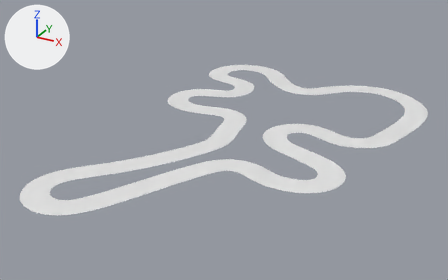
One commit to the Blender file resources/models/track/track.blend: the scene before it, then after it.
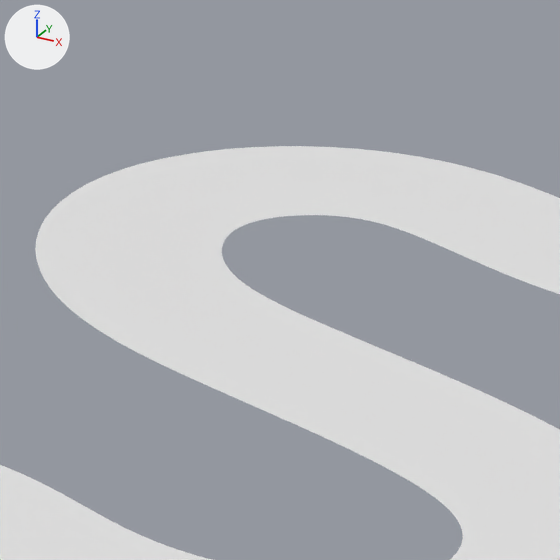
Each version appears first whole from a camera (50 mm lens) standing at (124.0, -252.0, 120.0) and looking at (-6.0, -17.0, 2.0), and next in a close-up on the part from 58% to 74% of the width and 37% to 63% of the height. Every picture has the same lights, and +X, +Y and +Z are marked at upper left.

Names of what the first close-up shows: 'Track'.
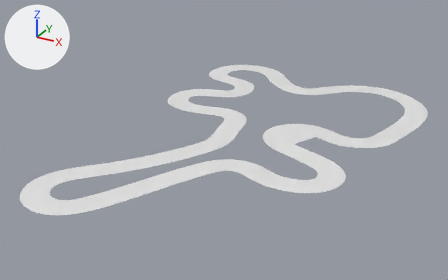
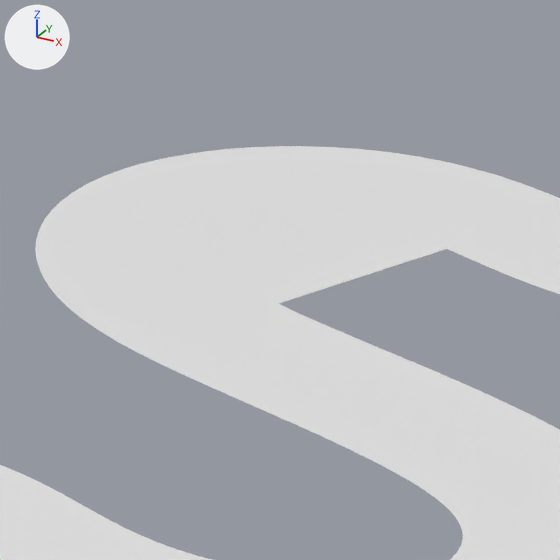
Pixel boxes (x1, y1, x2, y2) of what changed, in the close-ups (560 x 560 px):
```json
{"object": "border_1", "change": "added", "after": [222, 215, 446, 303]}
```

Scene script edits in JSON lines:
```json
{"op": "add", "block": "mat_track", "code": ["mat_track = principled_material('Track')", "mat_track.base_color = (0.8, 0.8, 0.8)  # white #e7e7e7"]}
{"op": "add", "block": "me_nurbspath_001", "code": ["me_nurbspath_001 = bpy.data.meshes.new('NurbsPath.001')", "me_nurbspath_001.from_pydata(...)  # 43 vertices, 1 face; spans x -0.63..1.31, y 2.73..4.41, z 0.0", "me_nurbspath_001.materials.append(mat_track)  # its picture is missing"]}
{"op": "add", "block": "ob_border_1", "code": ["ob_border_1 = bpy.data.objects.new('border_1', me_nurbspath_001)", "ob_border_1.location = (0.0, 0.0, 4.0)", "ob_border_1.rotation_euler = (0.0, 0.0, -1.571)  # degrees (0, 0, -90)", "ob_border_1.scale = (7.36, 7.36, 7.36)"]}
```
